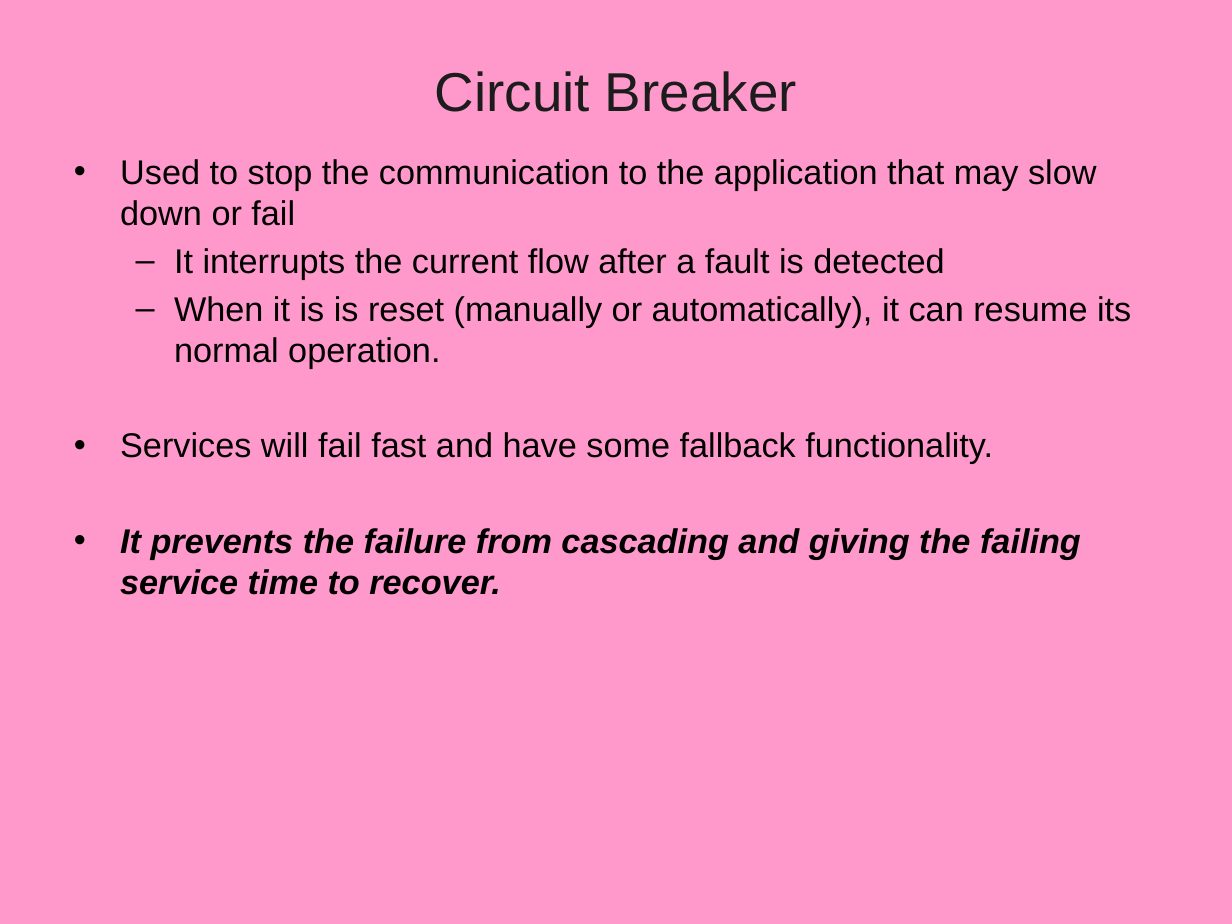
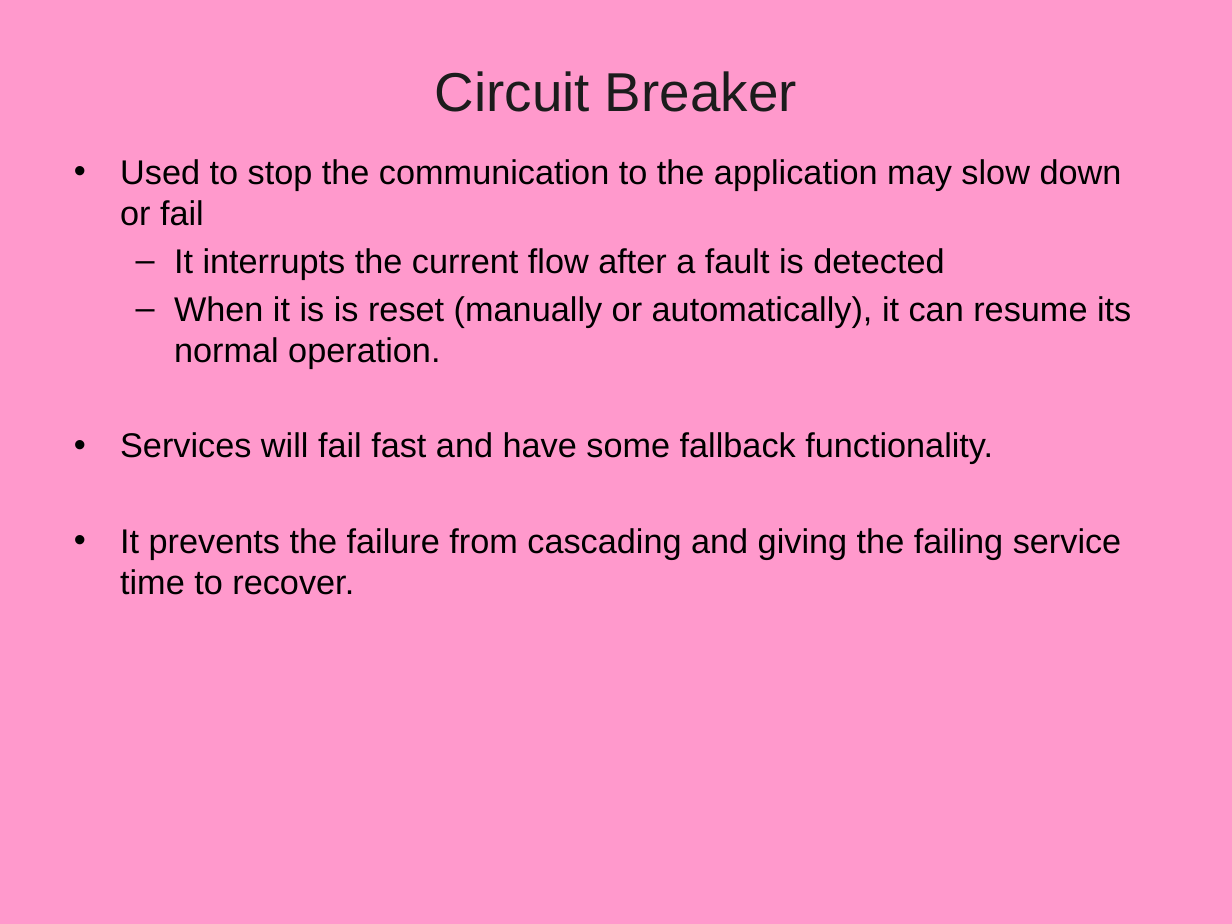
Before and after one commit to Santoshbuild/my_project, a slide deck: slide 37 of 16_MicroService_Module02.pptx. Drawn at 1232x924 pixels with LibreOffice and Linux fonts; fonts in the diff are those of the drawing; background and template pictures are left out. Boxes give left, top, right and bottom in pixels: in the first picture for what was removed or moved away, otherwise in the second. Text is boxed around its words. In the diff, an @@ line names an element or a change of style, - is before the commit and + after.

```diff
--- a/16_MicroService_Module02.pptx
+++ b/16_MicroService_Module02.pptx
@@ text at [120,159,1122,226]: text changed @@
-• Used to stop the communication to the application that may slow down or fail
+• Used to stop the communication to the application may slow down or fail
@@ text at [120,528,1122,595]: bold off, italic off in "It prevents the failure from cascading and ..." @@
```
Also in this commit, not shown: 2 other slides changed, 19 other files.
